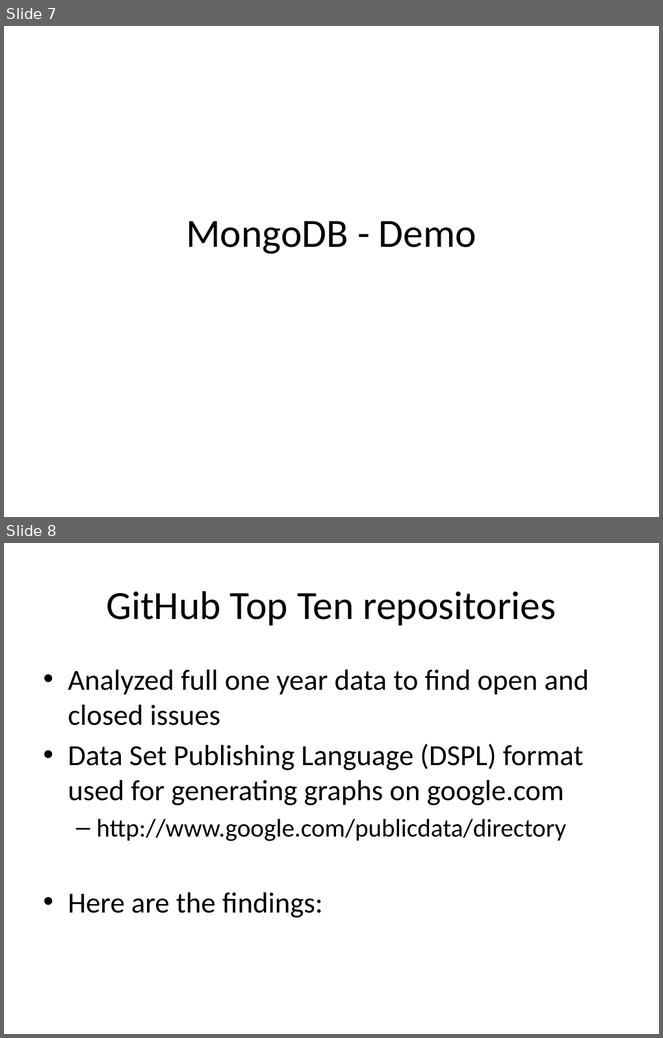
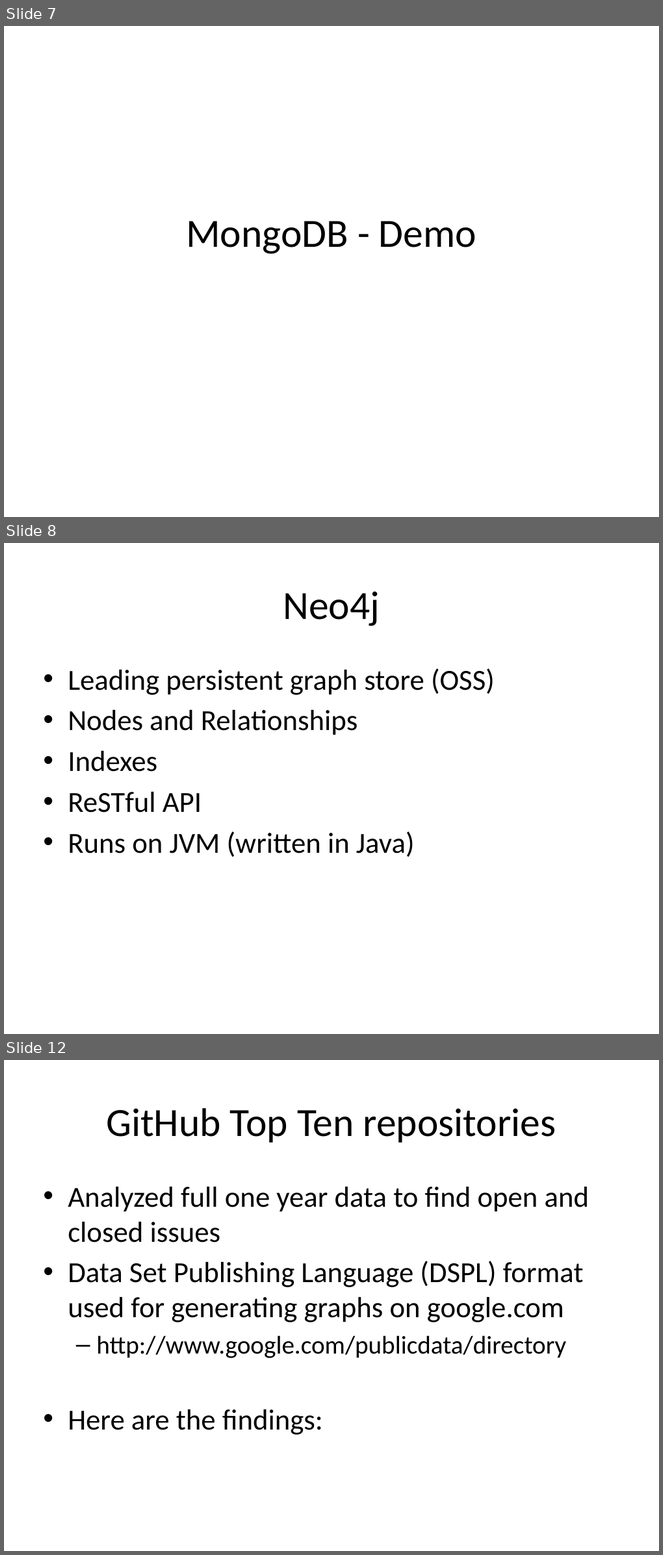
Before and after one commit to vaishaksuresh/cmpe226nosql, a slide deck: NoSQL Exploration.pptx. Shown one above the other, each under a label of ours: slides 7 and 8 before the commit, slides 7, 8 and 12 after it; the slides between them are not shown. The pictures are 663x1038 and 663x1555 pixels, drawn with LibreOffice and Linux fonts; fonts in the diff are those of the drawing. Boxes give left, top, right and bottom in pixels: in the first picture for what was removed or moved away, otherwise in the second. Text is boxed around its words. In the diff, an @@ line names an element or a change of style, - is before the commit and + after.

```diff
--- a/NoSQL Exploration.pptx
+++ b/NoSQL Exploration.pptx
@@ slide 8 added at [4, 543, 659, 1034], background #FFFFFF @@
@@ title added at [284, 591, 380, 626], 44 pt, text #000000 @@
+Neo4j
@@ text added at [68, 668, 495, 857], 32 pt, text #000000 @@
+• Leading persistent graph store (OSS)
+• Nodes and Relationships
+• Indexes
+• ReSTful API
+• Runs on JVM (written in Java)
@@ what was slide 8 is now slide 12 @@
```
Also in this commit, not shown: 3 other slides added.
